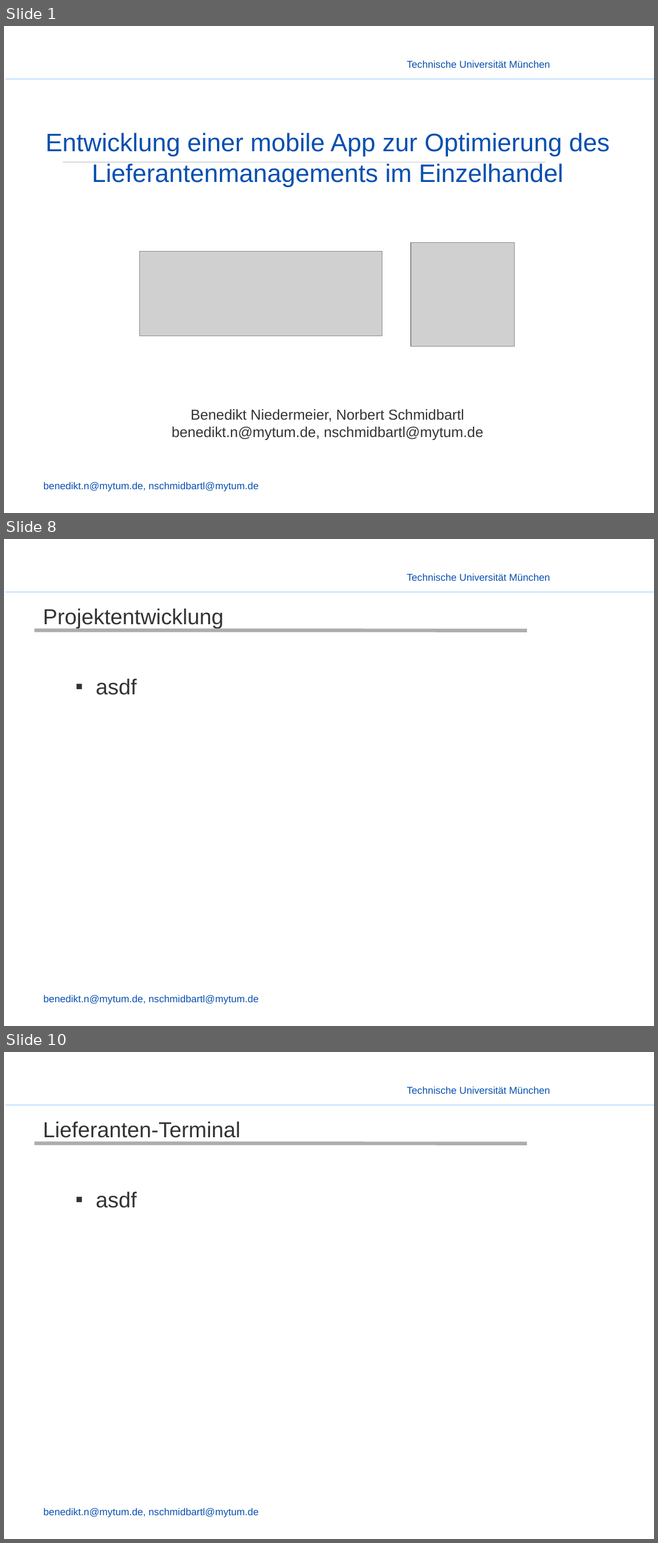
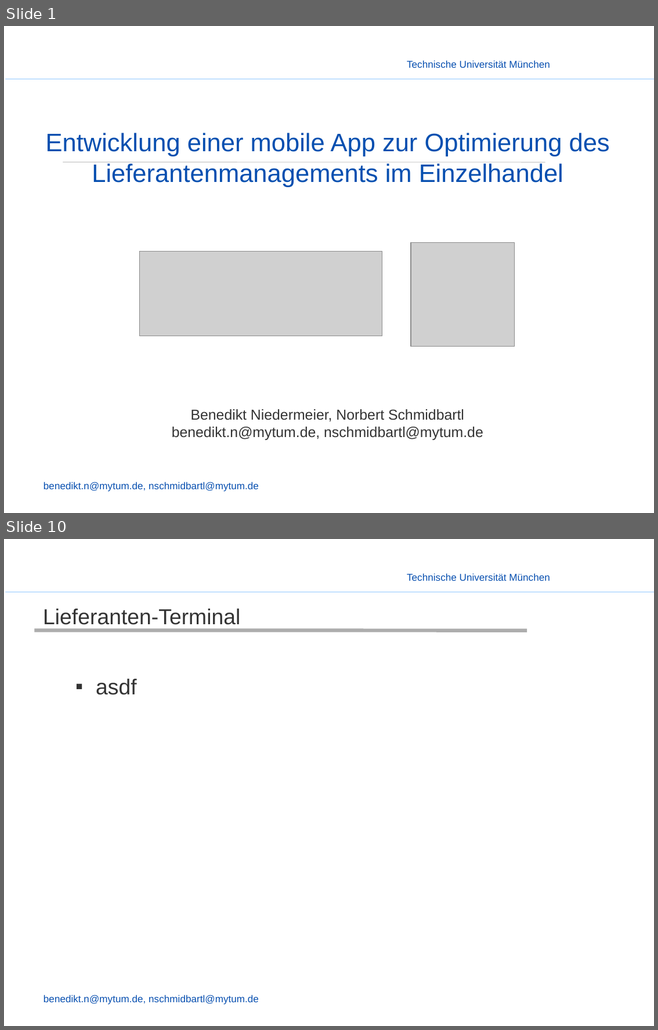
Before and after one commit to enjayes/logistikapp, a slide deck: Präsentation/Presentation - Benjo.pptx. Shown one above the other, each under a label of ours: slides 1, 8 and 10 before the commit, slides 1 and 10 after it; the slides between them are not shown. The pictures are 658x1543 and 658x1030 pixels, drawn with LibreOffice and Linux fonts; fonts in the diff are those of the drawing; grey boxes stand for pictures; background and template pictures are left out. Boxes give left, top, right and bottom in pixels: in the first picture for what was removed or moved away, otherwise in the second. Text is boxed around its words. In the diff, an @@ line names an element or a change of style, - is before the commit and + after.

```diff
--- a/Präsentation/Presentation - Benjo.pptx
+++ b/Präsentation/Presentation - Benjo.pptx
@@ slide 8 removed at box(4, 539, 654, 1026), background picture (left out); not listed: 3 template elements that a slide beside it also shows @@
@@ title removed at box(43, 609, 223, 629) @@
-Projektentwicklung
@@ line removed from (35, 631) to (527, 631) @@
@@ text removed at box(96, 679, 137, 695) @@
-  ▪ asdf
```
Also in this commit, not shown: 1 slide changed, 7 slides added, 6 other slides removed, 1 other file.
